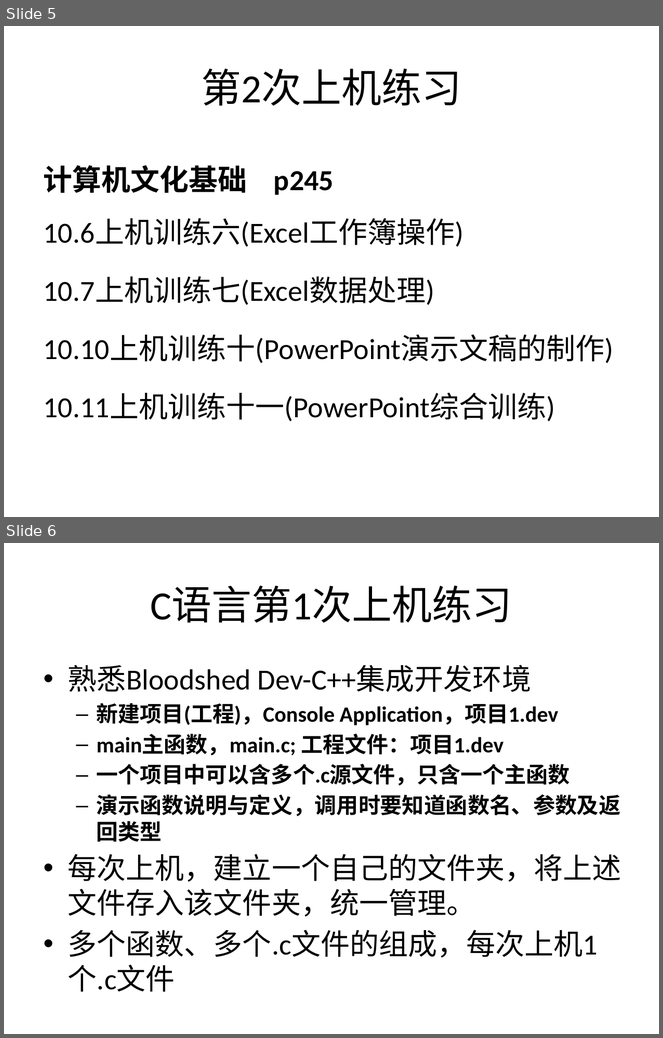
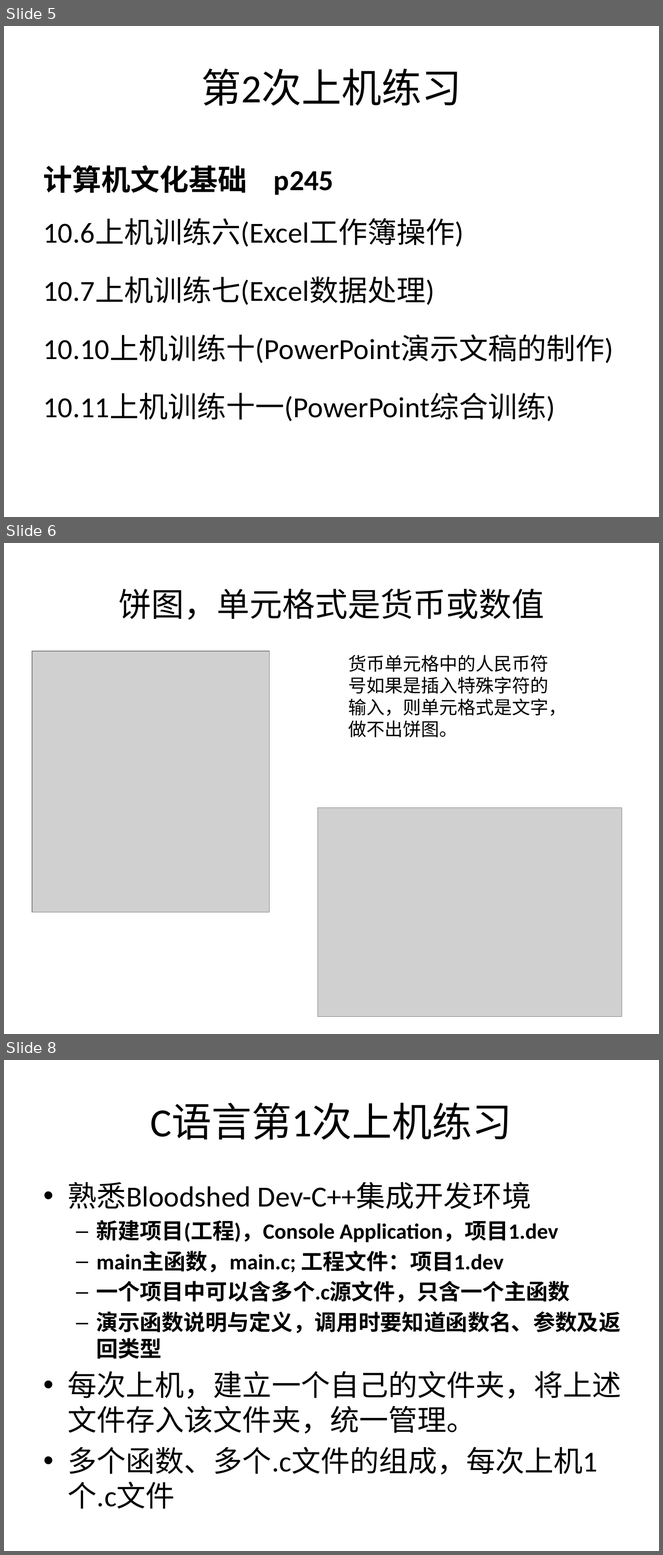
Before and after one commit to jtrfid/C-Repositories, a slide deck: 2016/上机安排.pptx. Shown one above the other, each under a label of ours: slides 5 and 6 before the commit, slides 5, 6 and 8 after it; the slides between them are not shown. The pictures are 663x1038 and 663x1555 pixels, drawn with LibreOffice and Linux fonts; fonts in the diff are those of the drawing; grey boxes stand for pictures. Boxes give left, top, right and bottom in pixels: in the first picture for what was removed or moved away, otherwise in the second. Text is boxed around its words. In the diff, an @@ line names an element or a change of style, - is before the commit and + after.

```diff
--- a/2016/上机安排.pptx
+++ b/2016/上机安排.pptx
@@ slide 6 added at box(4, 543, 659, 1034), background #FFFFFF @@
@@ title added at box(118, 589, 544, 620), 36 pt, text #000000 @@
+饼图，单元格式是货币或数值
@@ picture added at box(32, 651, 269, 913) @@
@@ text added at box(348, 655, 567, 737), 20 pt, text #000000 @@
+货币单元格中的人民币符号如果是插入特殊字符的输入，则单元格式是文字，做不出饼图。
@@ picture added at box(318, 808, 622, 1017) @@
@@ what was slide 6 is now slide 8 @@
```
Also in this commit, not shown: 5 slides changed, 2 other slides added, 4 other files.
